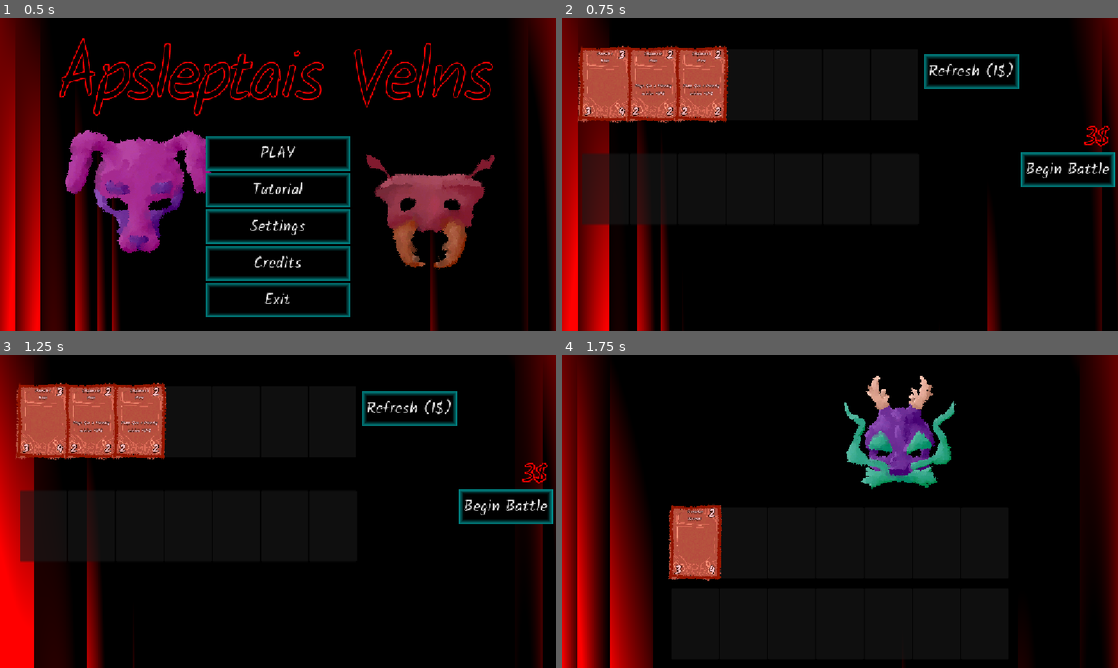
Above: before the commit, frames 1-4 (two rows, left to right).
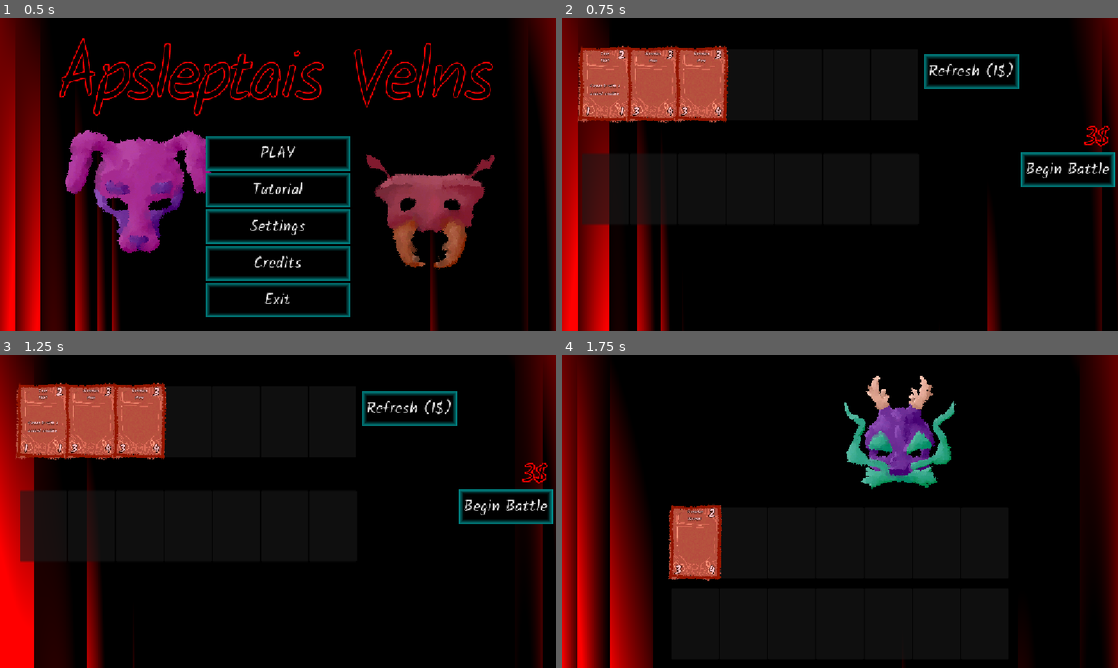
Above: after the commit, the same moments.

Repository: officialErnests/deus-ex-epidemia
Game: Godot game, scene res://Scenes/menus/main_menu.tscn
Same seed, same stepped clock (60 frames per second), same inputs: the game is played once before the commit and once after it.
Inputs:
- Up to frame 1 (0.5 s): no input
- Up to frame 2 (0.75 s): click "PLAY" at 0.5 s
- Up to frame 3 (1.25 s): no input
- Up to frame 4 (1.75 s): click "Begin Battle" at 1.25 s

Frame 1 is identical in both runs. In frame 2, 0.6% of the frame differs, in the area x 4-29%, y 10-32%; in frame 3, 0.6%; in frame 4, nothing differs.

Commit message:
added jesus

Diff:
--- /dev/null
+++ b/Cards/Cardlib/Hero/test.json
@@ -0,0 +1,28 @@
+{
+	"Type":1,
+	"Name":"Test",
+	"Description":"Comes in with a second creature",
+	"Cost":2,
+	"Attack":1,
+	"Health":1,
+	"Pool":"I",
+    "Tribe":"TEST",
+    "Effects":[
+        {
+        "Trigger":"ETB",
+		"Effect List":[{
+					"Type":"Summon Creature",
+					"Creature Data": {
+                        "Type":1,
+                        "Name":"Test 2",
+                        "Description":"",
+                        "Cost":1,
+                        "Attack":1,
+                        "Health":1,
+                        "Pool":"I",
+                        "Tribe":"Hero",
+                        "Effects":[]
+                    }
+                    }]
+                }]
+}
--- a/Cards/card.gd
+++ b/Cards/card.gd
@@ -12,6 +12,7 @@
 var immovable=true
 var location="Void"
 var will_die=false
+var team=0 #used only in battles
 func setup(data:Dictionary):
 	variable=data.duplicate(true)
 	card_type=variable["Type"]
@@ -134,12 +135,19 @@
 	$HitFx.visible=true
 	$HitFx/Label.text="-"+str(int(damage))
 func die_in_battle():
+	if "Reborn" in variable:
+		if variable["Reborn"]>0:
+			variable["Health"]=1
+			variable["Reborn"]-=1
+			print("but i kept on")
+			return false
 	animations.append({
 							"Type":"Die In Battle",
 							#"Damage":variable["Attack"],
 							"TTL":0,
 							"MAX TTL":0.7
 							})
+	return true
 func _input(event):
 	if event is InputEventMouseButton:
 		if event.button_index == MOUSE_BUTTON_LEFT and event.pressed:
--- a/Game.gd
+++ b/Game.gd
@@ -169,6 +169,29 @@
 		existing_cards.clear()
 		#print(UI["Party Friendly"])
 		get_tree().change_scene_to_file("res://Battle.tscn")
+	if processed_effect["Type"]=="Summon Creature":
+		var new_card=raw_create_card(processed_effect["Creature Data"])
+		if UI["Type"]=="Battle":
+			if processed_effect["Card Parent"].team==0:
+				if len(battle.friendly_team)<7:
+					battle.friendly_team.insert(battle.friendly_team.find(processed_effect["Card Parent"]),new_card)
+			else:
+				if len(battle.enemy_team)<7:
+					battle.enemy_team.insert(battle.enemy_team.find(processed_effect["Card Parent"]),new_card)
+		elif UI["Type"]=="Shop":
+			var start_pos=0
+			for i in range(len(root.warbrand_slots)):
+				if root.warbrand_slots[i].card_held==processed_effect["Card Parent"]:
+					start_pos=i
+
+
+			for i in range(7):
+				if root.warbrand_slots[(start_pos+i)%7].card_held==null:
+					root.warbrand_slots[(start_pos+i)%7].card_held=new_card
+					new_card.holder=root.warbrand_slots[(start_pos+i)%7]
+					break
+			#for iter_child in root.warbrand_slots:
+
 	effect_stack.pop_at(0)
 func ilina(x): #In List If Not Already: Places the item into a list if it isn't in one already
 	if x is Array:
@@ -260,6 +283,7 @@
 	resetUI()
 	new_shop()
 	shop_card_pool=[]
+	print(variable)
 	shop_pools=[]
 	shop_add_pool("I")
 	will_start_new_game=false
@@ -267,6 +291,9 @@
 	load_card_types()
 	load_card_index()
 	shop_add_pool("I")
+	shop_add_pool("II")
+	shop_add_pool("III")
+
 	#shop_add_pool("Food I")
 	load_battle_pools()
 
@@ -448,14 +475,15 @@
 						possible_defenders.append(iter_defender)
 				var defender=possible_defenders.pick_random()
 				UI["Team"]=1-UI["Team"]
-				UI["Action"]={
-					"Type":"Attack",
-					"Time":0,
-					"Attacker":attacker,
-					"Defender":defender,
-					"Alpha Pos":attacker.holder.global_position,
-					"Beta Pos":defender.holder.global_position,
-				}
+				if attacker!=null:
+					UI["Action"]={
+						"Type":"Attack",
+						"Time":0,
+						"Attacker":attacker,
+						"Defender":defender,
+						"Alpha Pos":attacker.holder.global_position,
+						"Beta Pos":defender.holder.global_position,
+					}
 		elif UI["Action"]["Type"]=="Attack":
 			var Ui=UI["Action"]
 			Ui["Time"]+=delta
@@ -495,16 +523,14 @@
 					if i.variable["Health"]<=0:
 						removed_friendly.append(i)
 				for i in removed_friendly:
-					i.die_in_battle()
-					battle.friendly_team.erase(i)
+					if i.die_in_battle(): battle.friendly_team.erase(i)
 				var removed_enemy=[]
 				for i in battle.enemy_team:
 					if i.variable["Health"]<=0:
 						removed_enemy.append(i)
 				for i in removed_enemy:
-					i.die_in_battle()
-
-					battle.enemy_team.erase(i)
+					if i.die_in_battle(): battle.enemy_team.erase(i)
+
 				if len(battle.friendly_team)==0 and len(battle.enemy_team)==0:
 					UI["Action"]={
 						"Type":"Battle End",
--- a/battle.gd
+++ b/battle.gd
@@ -6,7 +6,7 @@
 @onready var end_screen_label=$Camera2D/ColorRect/Label
 var friendly_team=[]
 var enemy_team=[]
-var sample_enemy_team={ 4: { "Type": 1.0, "Name": "Psyche", "Des …(372 unchanged characters)…
+var sample_enemy_team={4: { "Type": 1.0, "Name": "Psyche", "Des …(372 unchanged characters)…
 func load_teams(friendly,enemy):
 	friendly_team=[]
 	for iterated_card_id in friendly:
@@ -15,6 +15,7 @@
 		if int(iterated_child.name)<=len(friendly_team):
 			iterated_child.card_held=friendly_team[int(iterated_child.name)-1]
 			friendly_team[int(iterated_child.name)-1].holder=iterated_child
+			friendly_team[int(iterated_child.name)-1].team=0
 	enemy_team=[]
 	for iterated_card_id in enemy:
 		enemy_team.append(Game.raw_create_card(enemy[iterated_card_id]))
@@ -22,6 +23,7 @@
 		if int(iterated_child.name)<=len(enemy_team):
 			iterated_child.card_held=enemy_team[int(iterated_child.name)-1]
 			enemy_team[int(iterated_child.name)-1].holder=iterated_child
+			enemy_team[int(iterated_child.name)-1].team=1
 var enemy_position=Vector2(0,0)
 func _ready() -> void:
 	pass # Replace with function body.
